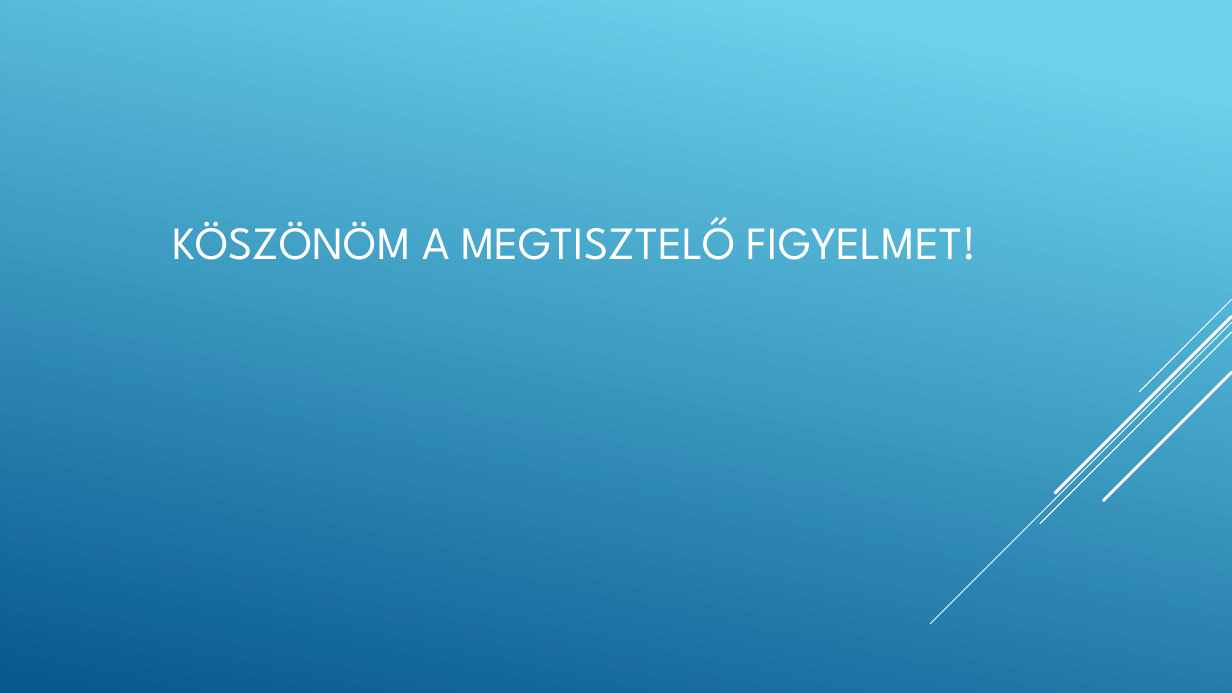
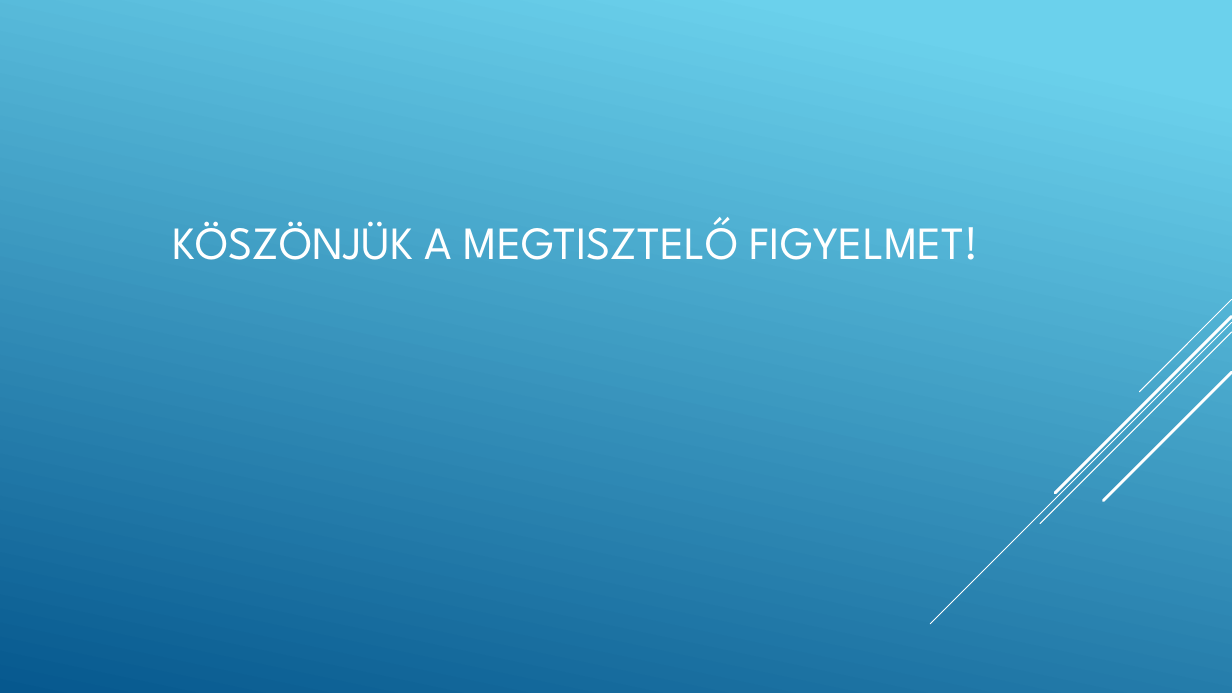
Before and after one commit to lekkaLive/lekkaproject, a slide deck: slide 16 of prezentacio/Adatkezelői webalkalmazás.pptx. Drawn at 1232x693 pixels with LibreOffice and Linux fonts; fonts in the diff are those of the drawing. Boxes give left, top, right and bottom in pixels: in the first picture for what was removed or moved away, otherwise in the second. Text is boxed around its words. In the diff, an @@ line names an element or a change of style, - is before the commit and + after.

```diff
--- a/prezentacio/Adatkezelői webalkalmazás.pptx
+++ b/prezentacio/Adatkezelői webalkalmazás.pptx
@@ title at [172,217,979,260]: text changed @@
-KÖSZÖNÖM A MEGTISZTELŐ FIGYELMET!
+KÖSZÖNJÜK A MEGTISZTELŐ FIGYELMET!
```
Also in this commit, not shown: 9 other slides changed, 2 other files.
